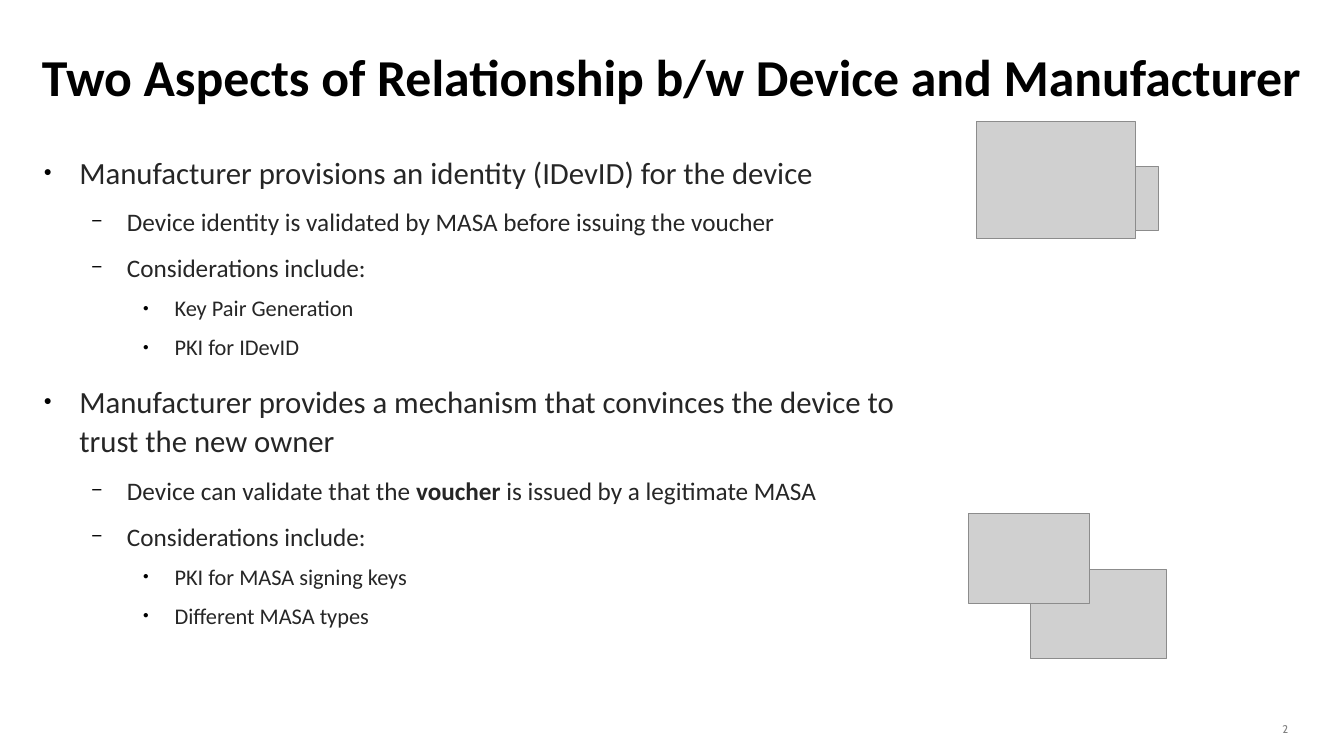
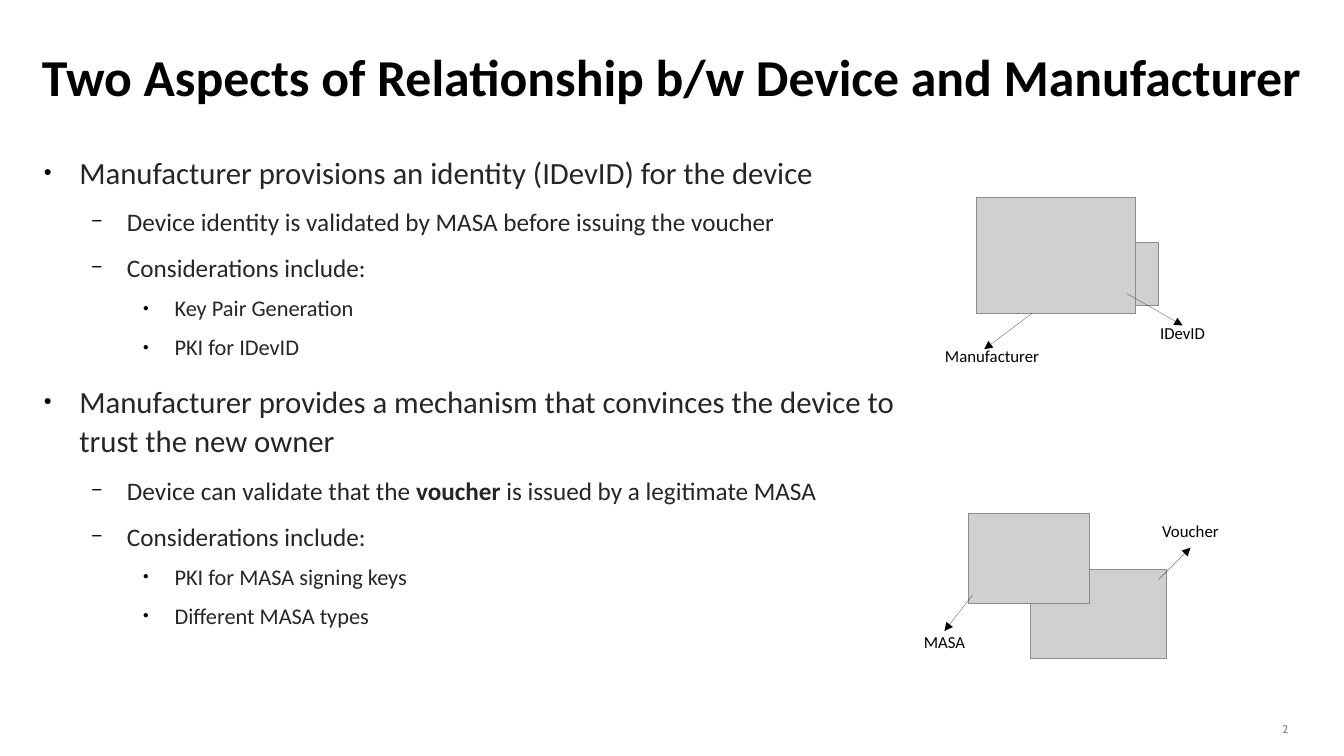
Before and after one commit to mcr/masa-operational-considerations, a slide deck: slide 2 of presentations/slides-anima-ietf107-masa-considerations.odp. Drawn at 1344x756 pixels with LibreOffice and Linux fonts; fonts in the diff are those of the drawing; grey boxes stand for pictures. Boxes give left, top, right and bottom in pixels: in the first picture for what was removed or moved away, otherwise in the second. Text is boxed around its words. In the diff, an @@ line names an element or a change of style, - is before the commit and + after.

```diff
--- a/presentations/slides-anima-ietf107-masa-considerations.odp
+++ b/presentations/slides-anima-ietf107-masa-considerations.odp
@@ picture: place and size @@
-picture at bbox=[977, 122, 1137, 238]
+picture at bbox=[977, 198, 1137, 314]
@@ picture: place and size @@
-picture at bbox=[1096, 166, 1159, 230]
+picture at bbox=[1096, 242, 1159, 306]
@@ arrow added from (1127, 293) to (1183, 326), #000000 0 pt @@
@@ arrow added from (1032, 314) to (984, 349), #000000 0 pt @@
@@ text added at bbox=[1160, 325, 1205, 339], 12 pt, text #000000 @@
+IDevID
@@ text added at bbox=[945, 350, 1039, 362], 12 pt, text #000000 @@
+Manufacturer
@@ text added at bbox=[1162, 525, 1219, 537], 12 pt, text #000000 @@
+Voucher
@@ arrow added from (1159, 580) to (1191, 547), #000000 0 pt @@
@@ arrow added from (973, 596) to (945, 631), #000000 0 pt @@
@@ text added at bbox=[924, 637, 965, 648], 12 pt, text #000000 @@
+MASA
```
Also in this commit, not shown: 8 other slides changed, 1 other file.
